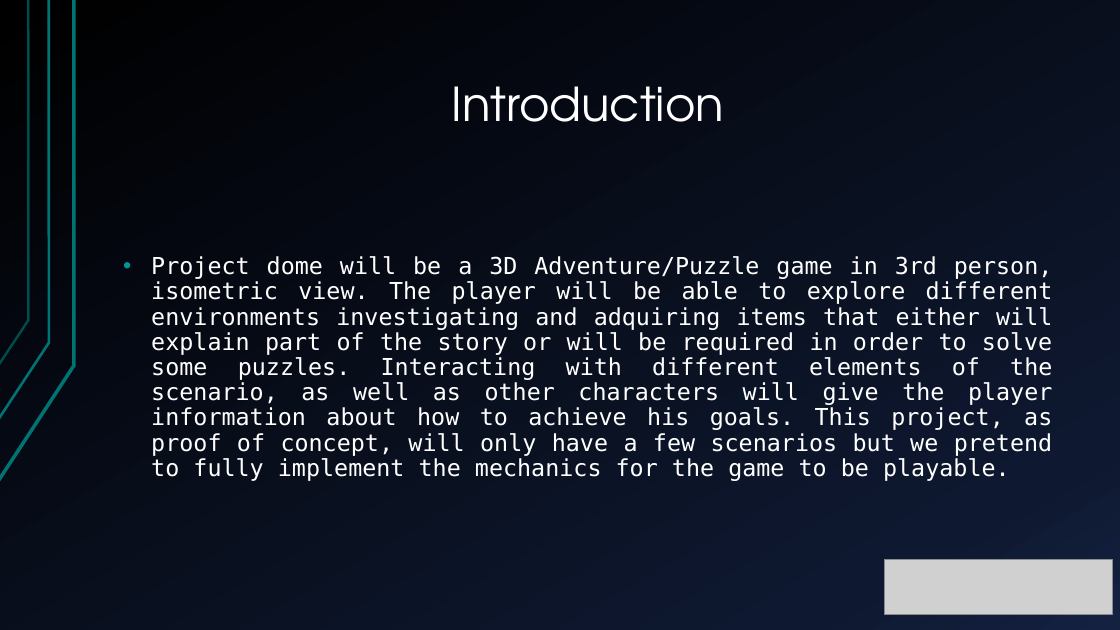
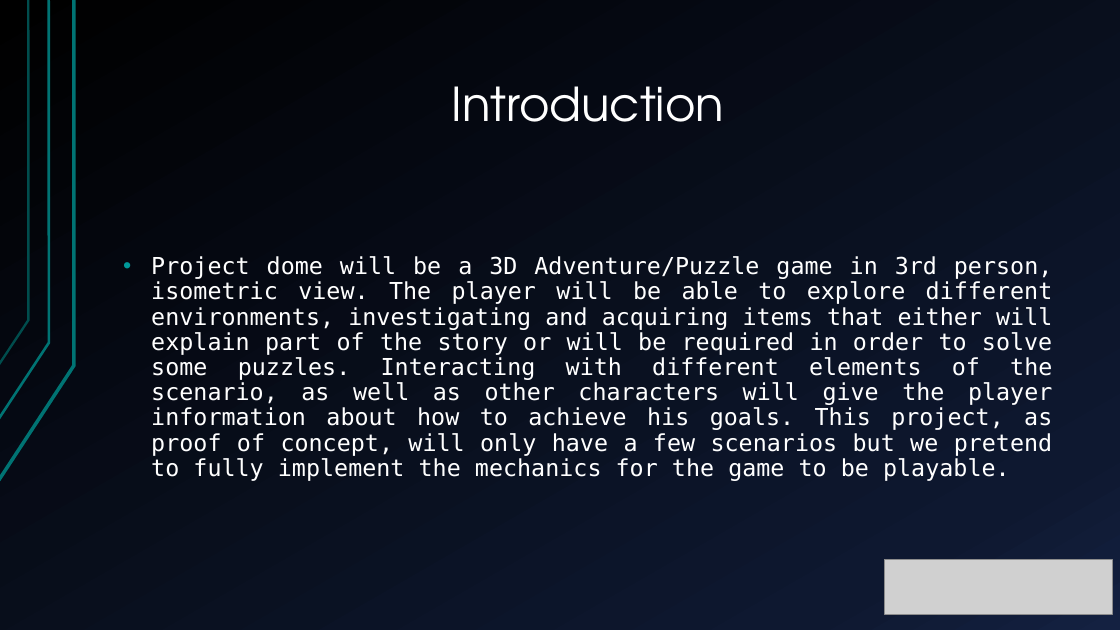
Before and after one commit to rndmized/project-dome, a slide deck: slide 2 of Seminar Presentation/Project Dome - Seminar Presentation.pptx. Drawn at 1120x630 pixels with LibreOffice and Linux fonts; fonts in the diff are those of the drawing; grey boxes stand for pictures. Boxes give left, top, right and bottom in pixels: in the first picture for what was removed or moved away, otherwise in the second. Text is boxed around its words. In the diff, an @@ line names an element or a change of style, - is before the commit and + after.

Commit message:
Fixed typo

```diff
--- a/Seminar Presentation/Project Dome - Seminar Presentation.pptx
+++ b/Seminar Presentation/Project Dome - Seminar Presentation.pptx
@@ text at box(151, 256, 1053, 481): text changed @@
-• Project dome will be a 3D Adventure/Puzzle game in 3rd person, isometric view. The player will be able to explore different environments investigating and adquiring items that either will explain part of the story or will be required in order to solve some puzzles. Interacting with different elements of the scenario, as well as other characters will give the player information about how to achieve his goals. This project, as proof of concept, will only have a few scenarios but we pretend to fully implement the mechanics for the game to be playable.
+• Project dome will be a 3D Adventure/Puzzle game in 3rd person, isometric view. The player will be able to explore different environments, investigating and acquiring items that either will explain part of the story or will be required in order to solve some puzzles. Interacting with different elements of the scenario, as well as other characters will give the player information about how to achieve his goals. This project, as proof of concept, will only have a few scenarios but we pretend to fully implement the mechanics for the game to be playable.
```
Also in this commit, not shown: 2 other slides changed.
